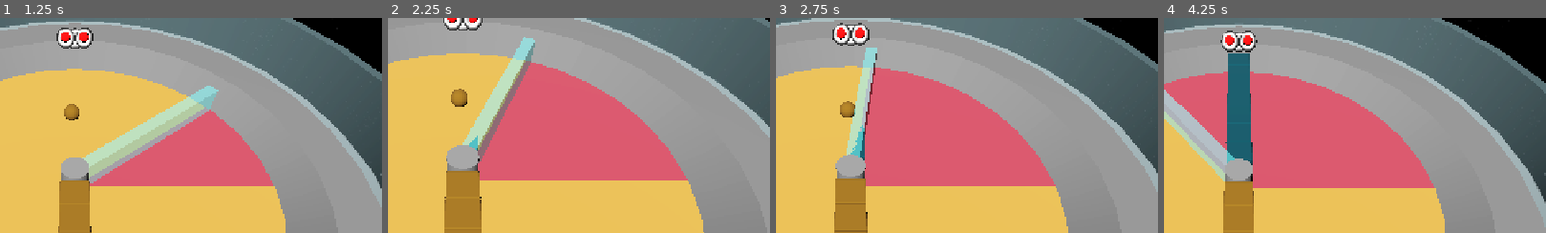
Above: before the commit, frames 1-4 (left to right).
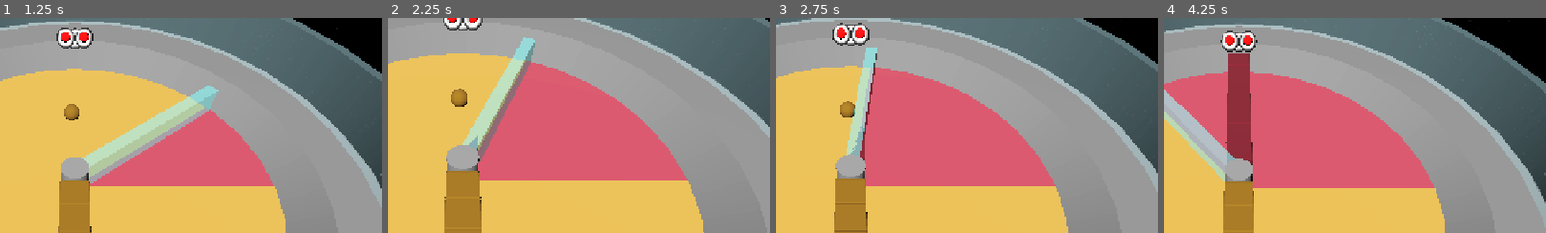
Above: after the commit, the same moments.

Repository: MisterIXI/gmtk25
Game: Godot game, scene res://scenes/levels/tutorial_level_3.tscn
Same seed, same stepped clock (60 frames per second), same inputs: the game is played once before the commit and once after it. This scene is started directly instead of the project's main scene.
Inputs (mouse positions are % of the whole screen's width and height, from its top left):
- Up to frame 1 (1.25 s): move the mouse to (72, 45) at 0.52 s; hold D (move_right) from 0.53 s (still down); hold E (interact) from 0.53 s (still down); tap Space (jump) at 0.77 s
- Up to frame 2 (2.25 s): move the mouse to (30, 55) at 1.27 s; release D (move_right) at 1.28 s; release E (interact) at 1.28 s; hold S (move_down) 1.28-2.03 s; tap Mouse wheel up (zoom_in) at 1.35 s; tap Space (jump) at 1.52 s; move the mouse to (60, 28) at 2.02 s; hold D (move_right) from 2.03 s (still down); tap Mouse wheel down (zoom_out) at 2.1 s
- Up to frame 3 (2.75 s): keep holding D (move_right)
- Up to frame 4 (4.25 s): move the mouse to (45, 70) at 2.77 s; release D (move_right) at 2.78 s; hold W (move_up) 2.78-3.53 s; tap E (interact) at 2.85 s; tap Space (jump) at 3.02, 3.77 s; move the mouse to (80, 65) at 3.52 s; hold A (move_left) from 3.53 s (still down); tap Mouse wheel up (zoom_in) at 3.6 s
The pictures show only the part of the screen within x 40-90%, y 0-50%; the shares and areas given below are measured in that part.

Frame 1 is identical in both runs. In frame 2, less than 0.1% of the frame differs, in the area x 21-24%, y 54-62%; in frame 3, 0.3%; in frame 4, 3.1%, in the area x 16-24%, y 16-69%.

Commit message:
time wiper disk ordering fix

Diff:
--- a/scenes/wiper_mechanic/time_wiper.gd
+++ b/scenes/wiper_mechanic/time_wiper.gd
@@ -99,13 +99,10 @@
 func is_last_disk(disk_id: int) -> bool:
 	return disk_id + 1 == disks.size()
 
-func next_disk(disk_id: int) -> int:
-	return (disk_id + 1) % disks.size()
-
-
 func body_entered_on_wiper_area_x(body: Node3D, disk_id: int) -> void:
 	if body.is_in_group("wipeable") and not body in objects_being_wiped:
-		if is_last_disk(disk_id):
+		# check if disk before 0
+		if disk_id == 1:
 			objects_being_wiped[body] = disks[0].undissolve_indicator
 			move_node_to_disk(body, 0)
 		else:
@@ -121,8 +118,8 @@
 	if body in objects_being_wiped:
 		if disk_id == 0:
 			SoundManager.stop_wiper_sound()
-		# check if last disk -> should not trigger as all is already handled
-		if is_last_disk(disk_id):
+		# check if disk before 0 -> should not trigger as all is already handled
+		if disk_id == 1:
 			return
 		var meshes = get_all_child_meshes(body)
 		for mesh in meshes:
@@ -130,7 +127,7 @@
 		# check if exit while dissolve of undissolve of disk 0 is used, this should not move the disk
 		if objects_being_wiped[body] != disks[disk_id].undissolve_indicator:
 			objects_being_wiped.erase(body)
-			move_node_to_disk(body, (disk_id + 1) % disk_count)
+			move_node_to_disk(body, (disk_id - 1) % disk_count)
 		else:
 			objects_being_wiped.erase(body)
 			if body is RigidBody3D:
